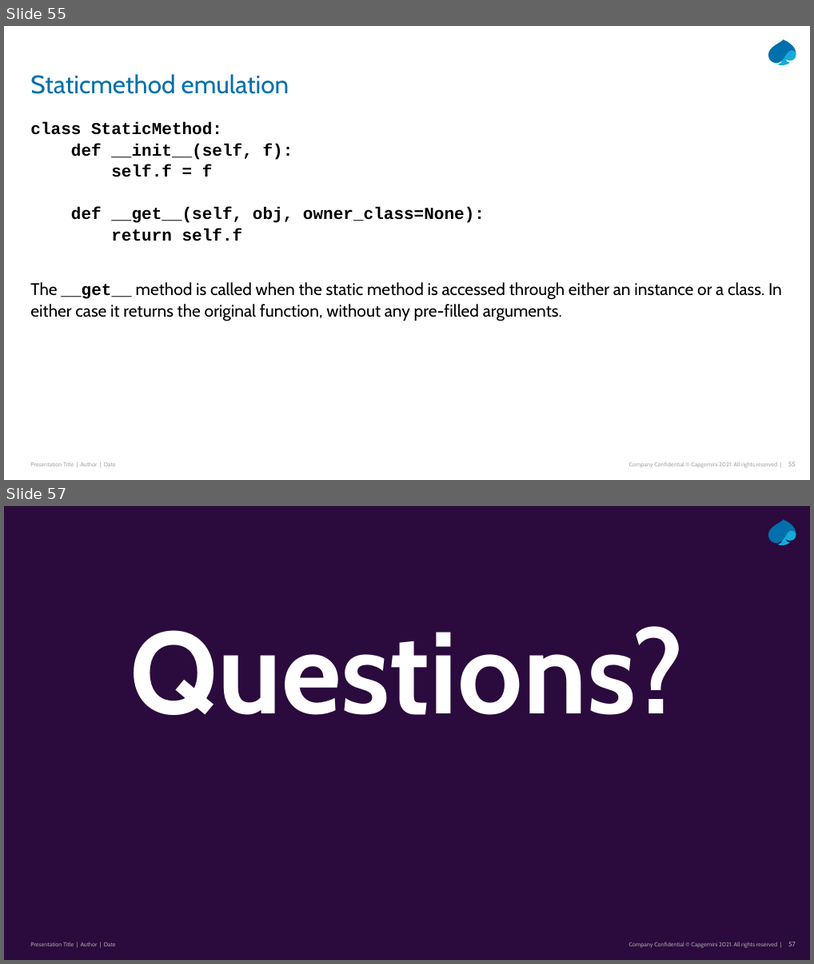
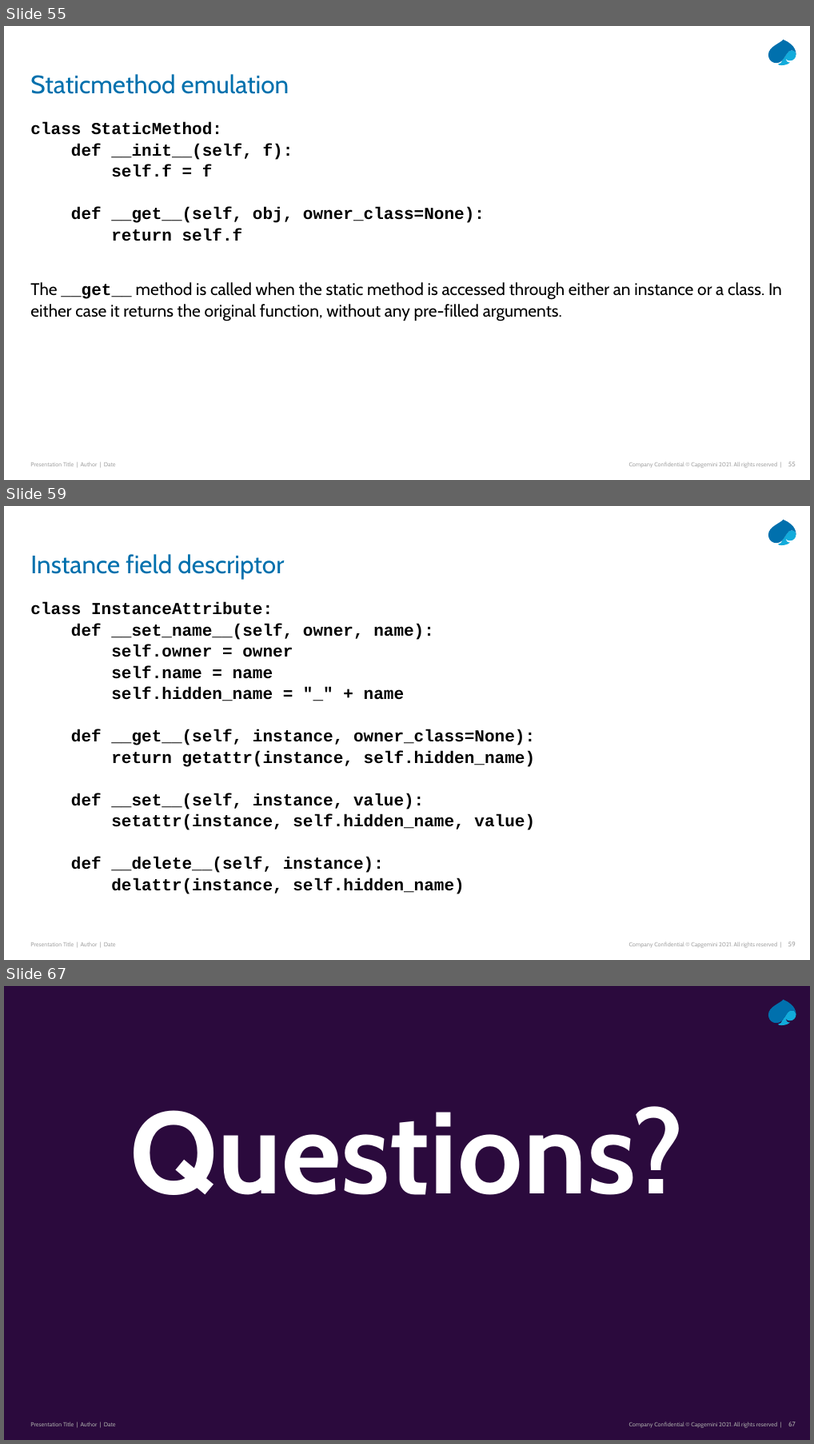
Before and after one commit to Python-Masterclass/Descriptors, a slide deck: Masterclass-6-descriptors.pptx. Shown one above the other, each under a label of ours: slides 55 and 57 before the commit, slides 55, 59 and 67 after it; the slides between them are not shown. The pictures are 814x964 and 814x1444 pixels, drawn with LibreOffice and Linux fonts; fonts in the diff are those of the drawing. Boxes give left, top, right and bottom in pixels: in the first picture for what was removed or moved away, otherwise in the second. Text is boxed around its words. In the diff, an @@ line names an element or a change of style, - is before the commit and + after.

```diff
--- a/Masterclass-6-descriptors.pptx
+++ b/Masterclass-6-descriptors.pptx
@@ slide 59 added at (4,506,810,960), background #FFFFFF; not listed: 5 template elements that a slide beside it also shows @@
@@ title added at (30,554,284,579), 30 pt, text #0070AD @@
+Instance field descriptor
@@ text added at (30,602,535,894), 20 pt, text #000000, bold @@
+class InstanceAttribute:
+def __set_name__(self, owner, name):
+self.owner = owner
+self.name = name
+self.hidden_name = "_" + name
+def __get__(self, instance, owner_class=None):
+return getattr(instance, self.hidden_name)
+def __set__(self, instance, value):
+setattr(instance, self.hidden_name, value)
+def __delete__(self, instance):
+delattr(instance, self.hidden_name)
@@ what was slide 57 is now slide 67 @@
@@ page number at (789,1421,796,1426): text changed @@
-57
+67
```
Also in this commit, not shown: 4 slides changed, 9 other slides added, 9 other files.
